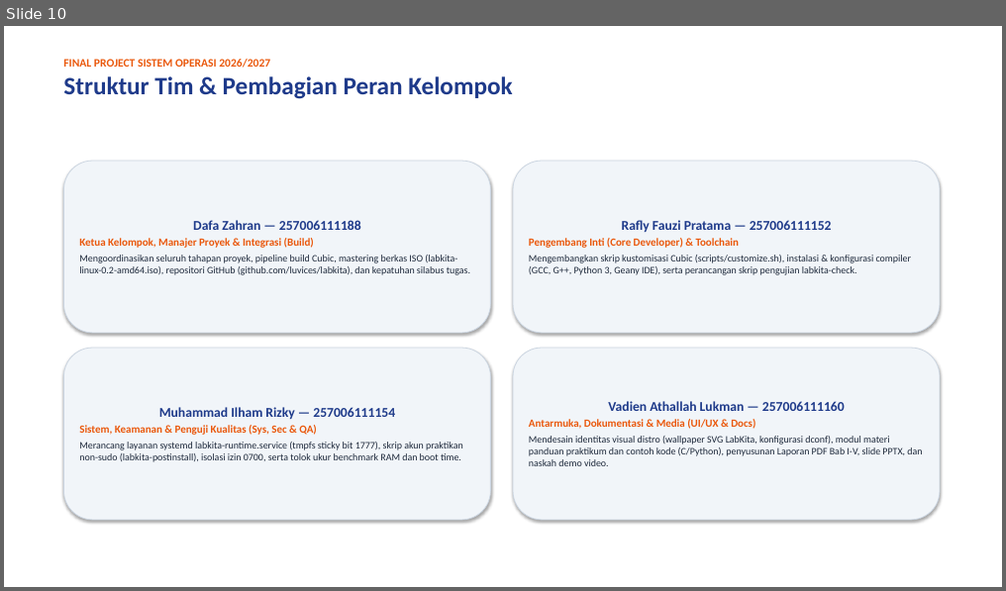
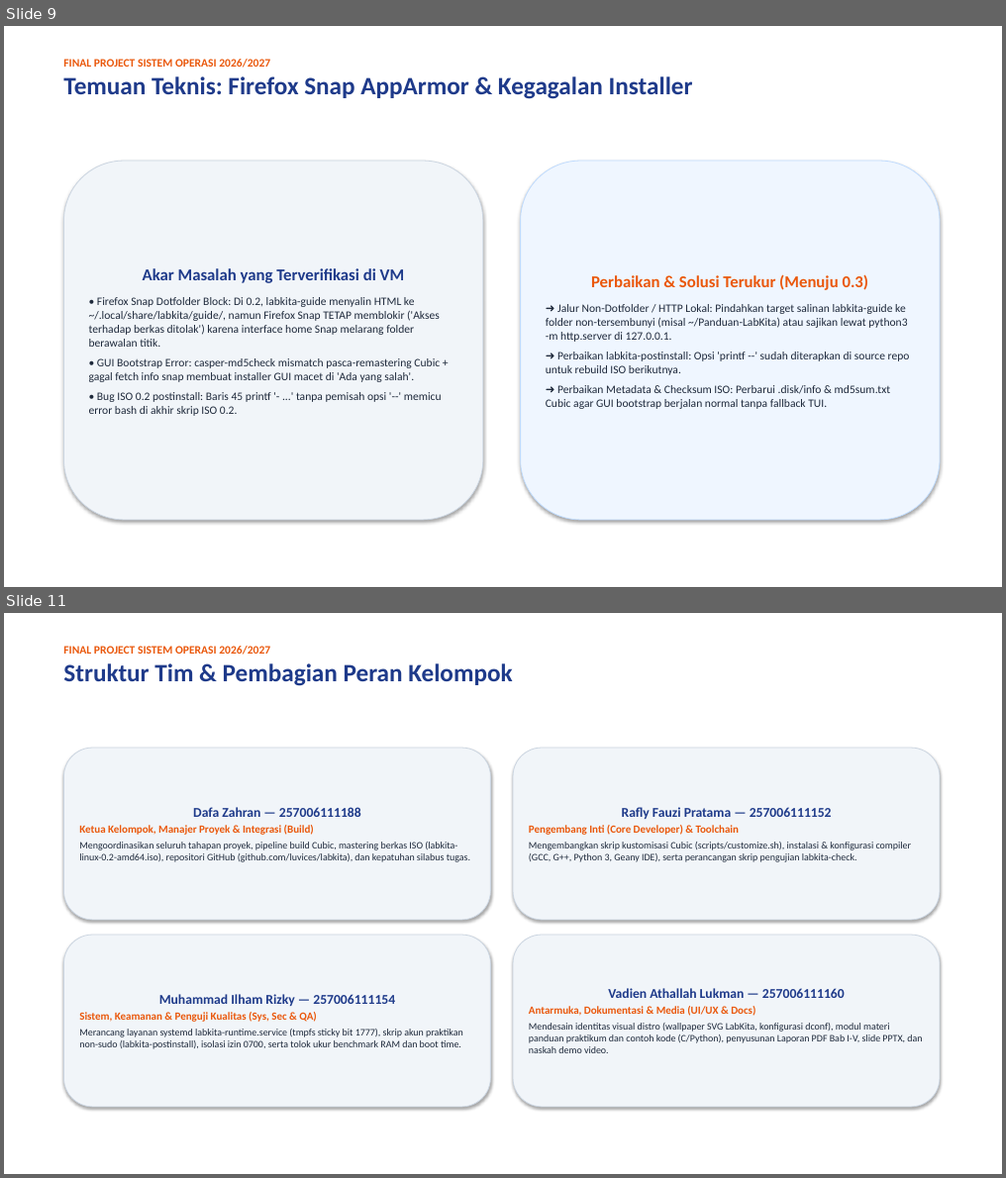
Before and after one commit to luvices/labkita, a slide deck: docs/presentation/labkita-presentation.pptx. Shown one above the other, each under a label of ours: slide 10 before the commit, slides 9 and 11 after it; the slides between them are not shown. The pictures are 1006x591 and 1006x1178 pixels, drawn with LibreOffice and Linux fonts; fonts in the diff are those of the drawing. Boxes give left, top, right and bottom in pixels: in the first picture for what was removed or moved away, otherwise in the second. Text is boxed around its words. In the diff, an @@ line names an element or a change of style, - is before the commit and + after.

```diff
--- a/docs/presentation/labkita-presentation.pptx
+++ b/docs/presentation/labkita-presentation.pptx
@@ slide 9 added at [4, 26, 1002, 587], background #FFFFFF @@
@@ text added at [63, 59, 693, 99], 24 pt, text #1E3A8A, bold @@
+FINAL PROJECT SISTEM OPERASI 2026/2027
+Temuan Teknis: Firefox Snap AppArmor & Kegagalan Installer
@@ rounded rectangle added at [63, 161, 483, 520], fill #F1F5F9, outline #CBD5E1 0.75 pt, 11 pt, text #1E293B @@
+Akar Masalah yang Terverifikasi di VM
+• Firefox Snap Dotfolder Block: Di 0.2, labkita-guide menyalin HTML ke ~/.local/share/labkita/guide/, namun Firefox Snap TETAP memblokir ('Akses terhadap berkas ditolak') karena interface home Snap melarang folder berawalan titik.
+• GUI Bootstrap Error: casper-md5check mismatch pasca-remastering Cubic + gagal fetch info snap membuat installer GUI macet di 'Ada yang salah'.
+• Bug ISO 0.2 postinstall: Baris 45 printf '- ...' tanpa pemisah opsi '--' memicu error bash di akhir skrip ISO 0.2.
@@ rounded rectangle added at [521, 161, 940, 520], fill #EFF6FF, outline #BFDBFE 0.75 pt, 11 pt, text #1E293B @@
+Perbaikan & Solusi Terukur (Menuju 0.3)
+➜ Jalur Non-Dotfolder / HTTP Lokal: Pindahkan target salinan labkita-guide ke folder non-tersembunyi (misal ~/Panduan-LabKita) atau sajikan lewat python3 -m http.server di 127.0.0.1.
+➜ Perbaikan labkita-postinstall: Opsi 'printf --' sudah diterapkan di source repo untuk rebuild ISO berikutnya.
+➜ Perbaikan Metadata & Checksum ISO: Perbarui .disk/info & md5sum.txt Cubic agar GUI bootstrap berjalan normal tanpa fallback TUI.
@@ what was slide 10 is now slide 11 @@
```
Also in this commit, not shown: 5 slides changed, 2 other slides added, 2 slides removed, 3 other files.
